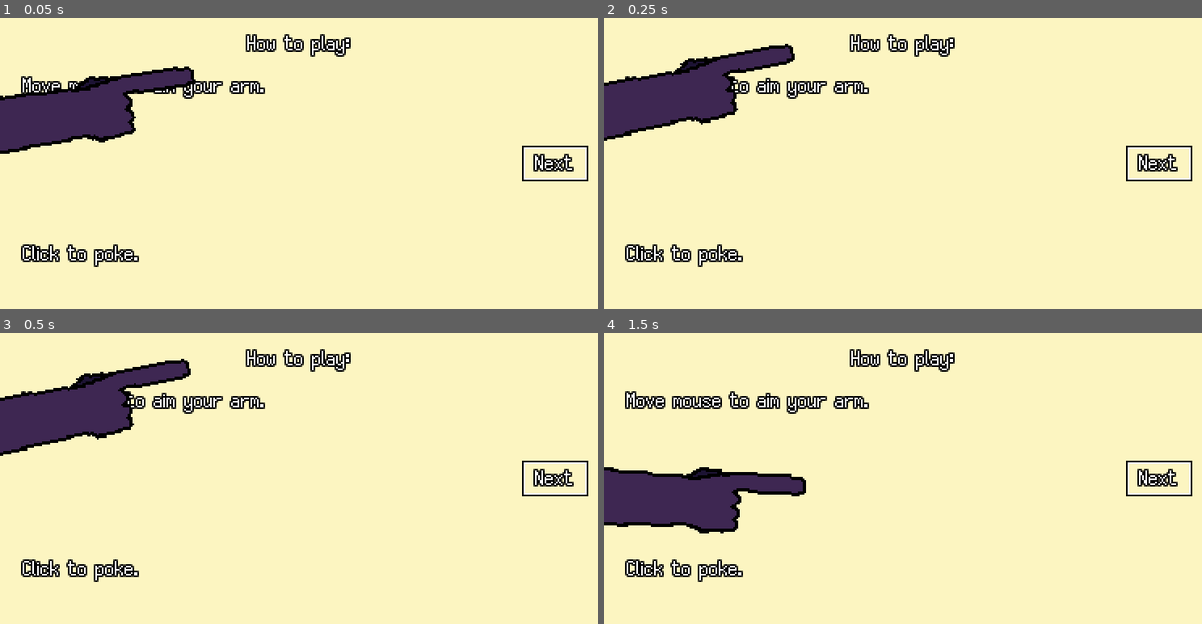
Above: before the commit, frames 1-4 (two rows, left to right).
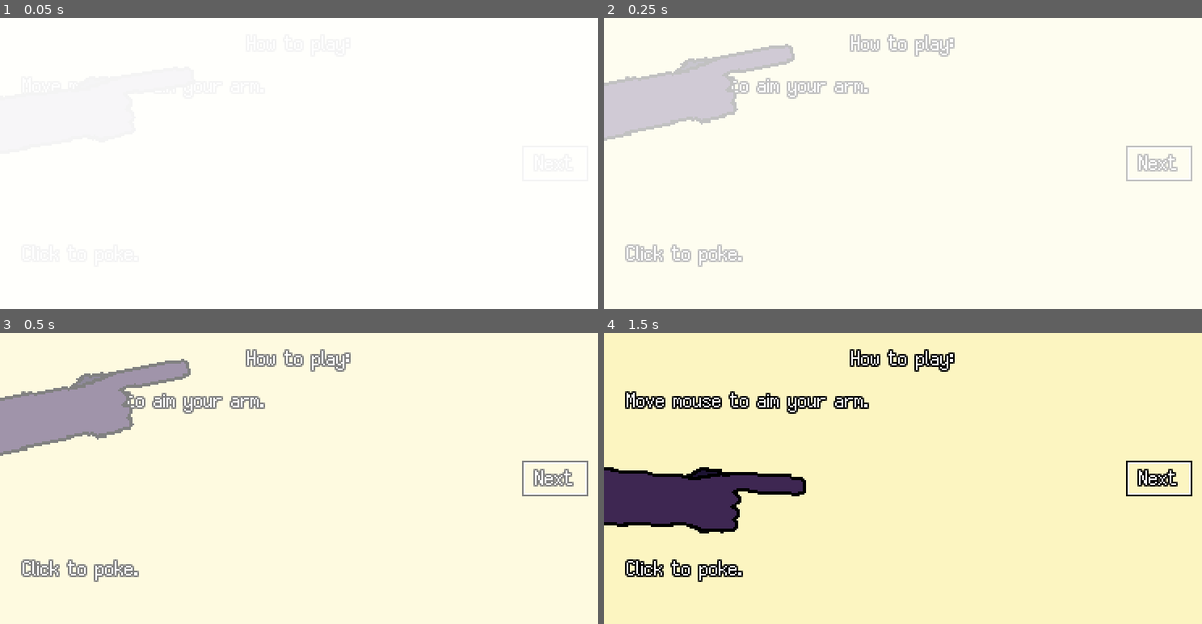
Above: after the commit, the same moments.

Repository: mOtHNOg/Godot-Wild-Jam--35
Game: Godot game, scene res://scenes/TutorialPage.tscn
The game is run twice, just before and just after one commit, with the same random seed, the same clock (stepped at 60 frames per second) and the same inputs. This scene is started directly instead of the project's main scene. Sound files missing from this copy of the repository are replaced by a short silence.
Inputs (mouse positions are in pixels of both pictures, inside the frame that each line leads up to):
- Up to frame 1 (0.05 s): no input
- Up to frame 2 (0.25 s): no input
- Up to frame 3 (0.5 s): no input
- Up to frame 4 (1.5 s): tap Enter at 0.5, 1.25 s; move the mouse to (1034, 463) at 0.52 s; hold W (up) 0.53-1.28 s; hold Right (right) from 0.53 s (still down); click (1034, 463) at 0.6 s; move the mouse to (783, 493) at 1.27 s; tap W (up) at 1.35 s

The runs differ from the first frame. In frame 1, 99% of the frame differs, in the area x 0-100%, y 0-100%; in frame 2, 99%; in frame 3, 99%; in frame 4, nothing differs.

Commit message:
cutscene is done! hooray!

Diff:
--- a/default_bus_layout.tres
+++ b/default_bus_layout.tres
@@ -1,4 +1,8 @@
-[gd_resource type="AudioBusLayout" format=2]
+[gd_resource type="AudioBusLayout" load_steps=2 format=2]
+
+[sub_resource type="AudioEffectLowPassFilter" id=1]
+resource_name = "LowPassFilter"
+cutoff_hz = 15000.0
 
 [resource]
 bus/1/name = "Music"
@@ -7,3 +11,5 @@
 bus/1/bypass_fx = false
 bus/1/volume_db = -5.04224
 bus/1/send = "Master"
+bus/1/effect/0/effect = SubResource( 1 )
+bus/1/effect/0/enabled = true
--- a/scenes/Bacteria.tscn
+++ b/scenes/Bacteria.tscn
@@ -111,7 +111,7 @@
 [node name="BacteriaSprite" type="AnimatedSprite" parent="."]
 material = SubResource( 2 )
 frames = SubResource( 3 )
-frame = 2
+frame = 1
 playing = true
 
 [node name="Shield" type="Area2D" parent="."]
--- a/scenes/EndScreen.tscn
+++ b/scenes/EndScreen.tscn
@@ -31,7 +31,6 @@
 [node name="CanvasLayer" type="CanvasLayer" parent="."]
 
 [node name="ScreenFlash" type="ColorRect" parent="CanvasLayer"]
-visible = false
 anchor_right = 1.0
 anchor_bottom = 1.0
 mouse_filter = 2
--- /dev/null
+++ b/scenes/IntroCutscene.tscn
@@ -0,0 +1,244 @@
+[gd_scene load_steps=12 format=2]
+
+[ext_resource path="res://assets/art/backgrounds/cutscene/droor closed.png" type="Texture" id=1]
+[ext_resource path="res://scripts/IntroCutscene.gd" type="Script" id=2]
+[ext_resource path="res://assets/font/new_dynamicfont.tres" type="DynamicFont" id=3]
+[ext_resource path="res://scenes/LabelWithSound.tscn" type="PackedScene" id=4]
+[ext_resource path="res://assets/art/backgrounds/cutscene/droor opened.png" type="Texture" id=5]
+[ext_resource path="res://assets/sound/sfx/poke.wav" type="AudioStream" id=6]
+
+[sub_resource type="SpriteFrames" id=1]
+animations = [ {
+"frames": [ ExtResource( 1 ), ExtResource( 5 ) ],
+"loop": true,
+"name": "default",
+"speed": 1.0
+} ]
+
+[sub_resource type="Animation" id=2]
+resource_name = "1"
+length = 3.5
+tracks/0/type = "value"
+tracks/0/path = NodePath("MonologueLabels/DinnerLastNight:percent_visible")
+tracks/0/interp = 1
+tracks/0/loop_wrap = true
+tracks/0/imported = false
+tracks/0/enabled = true
+tracks/0/keys = {
+"times": PoolRealArray( 0, 1.5, 1.8, 2.3, 3.5 ),
+"transitions": PoolRealArray( 1, 1, 1, 1, 1 ),
+"update": 0,
+"values": [ 0.0, 0.0, 0.15, 0.15, 1.0 ]
+}
+tracks/1/type = "value"
+tracks/1/path = NodePath("TutorialLabels/OpenDroor:modulate")
+tracks/1/interp = 1
+tracks/1/loop_wrap = true
+tracks/1/imported = false
+tracks/1/enabled = true
+tracks/1/keys = {
+"times": PoolRealArray( 0, 5, 6 ),
+"transitions": PoolRealArray( 1, 1, 1 ),
+"update": 0,
+"values": [ Color( 1, 1, 1, 0 ), Color( 1, 1, 1, 0 ), Color( 1, 1, 1, 1 ) ]
+}
+
+[sub_resource type="Animation" id=3]
+resource_name = "2"
+length = 4.0
+tracks/0/type = "value"
+tracks/0/path = NodePath("MonologueLabels/WhereToothbrush:percent_visible")
+tracks/0/interp = 1
+tracks/0/loop_wrap = true
+tracks/0/imported = false
+tracks/0/enabled = true
+tracks/0/keys = {
+"times": PoolRealArray( -0.3, 1.7, 2, 3, 4 ),
+"transitions": PoolRealArray( 1, 1, 1, 1, 1 ),
+"update": 0,
+"values": [ 0.0, 0.0, 0.2, 0.2, 1.0 ]
+}
+tracks/1/type = "value"
+tracks/1/path = NodePath("TutorialLabels/Continue:modulate")
+tracks/1/interp = 1
+tracks/1/loop_wrap = true
+tracks/1/imported = false
+tracks/1/enabled = true
+tracks/1/keys = {
+"times": PoolRealArray( 0, 5, 6 ),
+"transitions": PoolRealArray( 1, 1, 1 ),
+"update": 0,
+"values": [ Color( 1, 1, 1, 0 ), Color( 1, 1, 1, 0 ), Color( 1, 1, 1, 1 ) ]
+}
+
+[sub_resource type="Animation" id=4]
+resource_name = "3"
+length = 2.8
+tracks/0/type = "value"
+tracks/0/path = NodePath("MonologueLabels/BrushTeeth:percent_visible")
+tracks/0/interp = 1
+tracks/0/loop_wrap = true
+tracks/0/imported = false
+tracks/0/enabled = true
+tracks/0/keys = {
+"times": PoolRealArray( 0, 1.5, 2.5, 2.8, 3.8, 4.8 ),
+"transitions": PoolRealArray( 1, 1, 1, 1, 1, 1 ),
+"update": 0,
+"values": [ 0.0, 0.85, 0.85, 1.0, 1.0, 1.0 ]
+}
+tracks/1/type = "value"
+tracks/1/path = NodePath("TutorialLabels/Continue:modulate")
+tracks/1/interp = 1
+tracks/1/loop_wrap = true
+tracks/1/imported = false
+tracks/1/enabled = true
+tracks/1/keys = {
+"times": PoolRealArray( 0, 3.8, 4.8 ),
+"transitions": PoolRealArray( 1, 1, 1 ),
+"update": 0,
+"values": [ Color( 1, 1, 1, 0 ), Color( 1, 1, 1, 0 ), Color( 1, 1, 1, 1 ) ]
+}
+
+[sub_resource type="Animation" id=5]
+resource_name = "4"
+length = 5.5
+tracks/0/type = "value"
+tracks/0/path = NodePath("MonologueLabels/Grandma:percent_visible")
+tracks/0/interp = 1
+tracks/0/loop_wrap = true
+tracks/0/imported = false
+tracks/0/enabled = true
+tracks/0/keys = {
+"times": PoolRealArray( 0, 0.5, 1.5, 5.5 ),
+"transitions": PoolRealArray( 1, 1, 1, 1 ),
+"update": 0,
+"values": [ 0.0, 0.05, 0.05, 1.0 ]
+}
+tracks/1/type = "value"
+tracks/1/path = NodePath("TutorialLabels/Start:modulate")
+tracks/1/interp = 1
+tracks/1/loop_wrap = true
+tracks/1/imported = false
+tracks/1/enabled = true
+tracks/1/keys = {
+"times": PoolRealArray( 0, 5.5, 7, 8 ),
+"transitions": PoolRealArray( 1, 1, 1, 1 ),
+"update": 0,
+"values": [ Color( 1, 1, 1, 0 ), Color( 1, 1, 1, 0 ), Color( 1, 1, 1, 0 ), Color( 1, 1, 1, 1 ) ]
+}
+
+[node name="IntroCutscene" type="Node"]
+script = ExtResource( 2 )
+
+[node name="Background" type="AnimatedSprite" parent="."]
+frames = SubResource( 1 )
+centered = false
+
+[node name="MonologueLabels" type="Control" parent="."]
+margin_right = 40.0
+margin_bottom = 40.0
+__meta__ = {
+"_edit_use_anchors_": false
+}
+
+[node name="DinnerLastNight" parent="MonologueLabels" instance=ExtResource( 4 )]
+anchor_bottom = 0.35
+margin_left = 8.0
+margin_top = 52.0
+margin_right = 210.0
+margin_bottom = 52.0
+text = "Ugh, that dinner last night was awful."
+percent_visible = 0.0
+
+[node name="WhereToothbrush" parent="MonologueLabels" instance=ExtResource( 4 )]
+anchor_bottom = 0.35
+margin_left = 8.0
+margin_top = 52.0
+margin_right = 210.0
+margin_bottom = 52.0
+text = "Crap. Where's my toothbrush!"
+percent_visible = 0.0
+
+[node name="BrushTeeth" parent="MonologueLabels" instance=ExtResource( 4 )]
+anchor_bottom = 0.35
+margin_left = 8.0
+margin_top = 52.0
+margin_right = 210.0
+margin_bottom = 52.0
+text = "I really have to brush my teeth.. Ahhh!"
+percent_visible = 0.0
+
+[node name="Grandma" parent="MonologueLabels" instance=ExtResource( 4 )]
+anchor_bottom = 0.35
+margin_left = 8.0
+margin_top = 52.0
+margin_right = 210.0
+margin_bottom = 52.0
+text = "... I think I'll have to brush my teeth the way my grandma did back in the 50s..."
+autowrap = true
+percent_visible = 0.0
+
+[node name="TutorialLabels" type="Control" parent="."]
+margin_right = 40.0
+margin_bottom = 40.0
+__meta__ = {
+"_edit_use_anchors_": false
+}
+
+[node name="OpenDroor" type="Label" parent="TutorialLabels"]
+modulate = Color( 1, 1, 1, 0 )
+anchor_top = 0.35
+anchor_bottom = 0.35
+margin_left = 8.0
+margin_top = 146.0
+margin_right = 115.0
+margin_bottom = 160.0
+custom_fonts/font = ExtResource( 3 )
+text = "Click to open droor."
+__meta__ = {
+"_edit_use_anchors_": false
+}
+
+[node name="Continue" type="Label" parent="TutorialLabels"]
+modulate = Color( 1, 1, 1, 0 )
+anchor_top = 0.35
+anchor_bottom = 0.35
+margin_left = 8.0
+margin_top = 146.0
+margin_right = 115.0
+margin_bottom = 160.0
+custom_fonts/font = ExtResource( 3 )
+text = "Click to continue."
+__meta__ = {
+"_edit_use_anchors_": false
+}
+
+[node name="Start" type="Label" parent="TutorialLabels"]
+modulate = Color( 1, 1, 1, 0 )
+anchor_top = 0.35
+anchor_bottom = 0.35
+margin_left = 8.0
+margin_top = 146.0
+margin_right = 115.0
+margin_bottom = 160.0
+custom_fonts/font = ExtResource( 3 )
+text = "Click to start."
+__meta__ = {
+"_edit_use_anchors_": false
+}
+
+[node name="AnimationPlayer" type="AnimationPlayer" parent="."]
+anims/1 = SubResource( 2 )
+anims/2 = SubResource( 3 )
+anims/3 = SubResource( 4 )
+anims/4 = SubResource( 5 )
+
+[node name="Tween" type="Tween" parent="."]
+
+[node name="SFX" type="Node" parent="."]
+
+[node name="DroorOpen" type="AudioStreamPlayer" parent="SFX"]
+stream = ExtResource( 6 )
+pitch_scale = 0.5
+
+[connection signal="animation_finished" from="AnimationPlayer" to="." method="_on_AnimationPlayer_animation_finished"]
--- a/scenes/SceneManager.tscn
+++ b/scenes/SceneManager.tscn
@@ -11,6 +11,7 @@
 [ext_resource path="res://assets/font/new_dynamicfont.tres" type="DynamicFont" id=9]
 [ext_resource path="res://assets/sound/sfx/activity warning.wav" type="AudioStream" id=10]
 [ext_resource path="res://assets/sound/music/Manic Mental Dental Defender.mp3" type="AudioStream" id=11]
+[ext_resource path="res://assets/sound/sfx/poke.wav" type="AudioStream" id=12]
 
 [node name="SceneManager" type="Node"]
 script = ExtResource( 3 )
@@ -76,6 +77,14 @@
 stream = ExtResource( 10 )
 volume_db = -8.0
 
+[node name="Start" type="AudioStreamPlayer" parent="SFX"]
+stream = ExtResource( 12 )
+pitch_scale = 0.3
+autoplay = true
+__meta__ = {
+"_editor_description_": ""
+}
+
 [node name="Music" type="Node" parent="."]
 
 [node name="Music" type="AudioStreamPlayer" parent="Music"]
--- a/scenes/TutorialPage.tscn
+++ b/scenes/TutorialPage.tscn
@@ -7,6 +7,7 @@
 [ext_resource path="res://scenes/Bacteria.tscn" type="PackedScene" id=5]
 [ext_resource path="res://assets/sound/sfx/transition.wav" type="AudioStream" id=6]
 [ext_resource path="res://assets/sound/sfx/button click.wav" type="AudioStream" id=7]
+[ext_resource path="res://assets/sound/sfx/poke.wav" type="AudioStream" id=8]
 
 [sub_resource type="DynamicFont" id=1]
 outline_size = 1
@@ -219,4 +220,9 @@
 stream = ExtResource( 6 )
 volume_db = -12.0
 
+[node name="Start" type="AudioStreamPlayer" parent="SFX"]
+stream = ExtResource( 8 )
+pitch_scale = 0.3
+autoplay = true
+
 [connection signal="area_entered" from="ContinueButton" to="." method="_on_ContinueButton_area_entered"]
--- /dev/null
+++ b/scripts/IntroCutscene.gd
@@ -0,0 +1,89 @@
+extends Node
+
+# NO
+onready var background = $Background
+onready var animation_player = $AnimationPlayer
+onready var tween = $Tween
+onready var monologue: Dictionary = {
+	"dinner" : $MonologueLabels/DinnerLastNight,
+	"toothbrush" : $MonologueLabels/WhereToothbrush,
+	"brushteeth" : $MonologueLabels/BrushTeeth}
+onready var tutorials: Dictionary = {
+	"open_droor" : $TutorialLabels/OpenDroor,
+	"continue" : $TutorialLabels/Continue,
+	"start" : $TutorialLabels/Start
+	}
+onready var sfx: Dictionary = {"droor_open" : $SFX/DroorOpen}
+
+# first value is whether the animation is completeed
+# second value is whether the player has clicked after that animation
+# second value is used so the player can only click once
+var animation_completion: Dictionary = {
+	"1" : [false, false],
+	"2" : [false, false],
+	"3" : [false, false],
+	"4" : [false, false]
+}
+
+var current_tutorial_label: Label
+
+func _ready():
+
+	# was having some problems with labels starting visible
+	# i don't think this actually does anything
+	for label in monologue.values():
+		if label is Label:
+			label.percent_visible = 0
+
+	animation_player.play("1")
+
+func _process(_delta):
+	if Input.is_action_just_pressed("click"):
+
+		if animation_completion["4"][0] == true and animation_completion["4"][1] == false:
+
+			animation_completion["4"][1] = true
+			get_tree().change_scene("res://scenes/TutorialPage.tscn")
+
+		elif animation_completion["3"][0] == true and animation_completion["3"][1] == false:
+
+			animation_completion["3"][1] = true
+
+			monologue.brushteeth.queue_free()
+			tutorials.continue.queue_free()
+			animation_player.play("4")
+
+		elif animation_completion["2"][0] == true and animation_completion["2"][1] == false:
+
+			animation_completion["2"][1] = true
+
+			monologue.toothbrush.queue_free()
+			tween.stop_all()
+			current_tutorial_label.modulate = Color(1, 1, 1, 0)
+			animation_player.play("3")
+			monologue.toothbrush.percent_visible = 0
+
+		elif animation_completion["1"][0] == true and animation_completion["1"][1] == false:
+
+			animation_completion["1"][1] = true
+			background.frame += 1
+			sfx.droor_open.play()
+
+			monologue.dinner.queue_free()
+			tutorials.open_droor.queue_free()
+			animation_player.play("2")
+
+func _on_AnimationPlayer_animation_finished(anim_name):
+	animation_completion[anim_name][0] = true
+
+	if anim_name == "1":
+		current_tutorial_label = tutorials.open_droor
+	elif anim_name == "2" or anim_name == "3":
+		current_tutorial_label = tutorials.continue
+	else:
+		current_tutorial_label = tutorials.start
+
+	tween.remove_all()
+	tween.interpolate_property(current_tutorial_label, "modulate", Color(1, 1, 1, 0), Color.white,
+		2, Tween.TRANS_EXPO, Tween.EASE_IN)
+	tween.start()
--- a/scripts/LabelWithSound.gd
+++ b/scripts/LabelWithSound.gd
@@ -1,10 +1,9 @@
-tool
 extends Label
 class_name LabelWithSound
 
 onready var sfx_text = $Text
 
-var previous_percent_visible: float = percent_visible
+onready var previous_percent_visible: float = percent_visible
 
 const text_sound_time = 10
 var text_sound_time_left: int = 0
--- a/scripts/SceneManager.gd
+++ b/scripts/SceneManager.gd
@@ -6,6 +6,7 @@
 onready var sfx_click = $SFX/Click
 onready var sfx_toothbrush = $SFX/Toothbrush
 onready var sfx_activity_warning = $SFX/ActivityWarning
+onready var sfx_start = $SFX/Start
 onready var music = $Music/Music
 onready var activity_warning_label = $CanvasLayer/UI_HUD/ActivityWarning
 onready var activity_warning_timer = $CanvasLayer/UI_HUD/ActivityWarning/BlinkTimer
--- a/scripts/TutorialPage.gd
+++ b/scripts/TutorialPage.gd
@@ -5,12 +5,14 @@
 onready var continue_button_text = $ContinueButton/Text
 onready var sfx_click = $SFX/Click
 onready var sfx_slide = $SFX/Slide
+onready var sfx_start = $SFX/Start
 
 onready var labels_pos: Vector2 = labels.rect_position
 var labels_speed: float = 6
 var current_labels: int = 1
 
-
+func _ready():
+	Global.screen_flash(self, 1, Color(1, 1, 1, 1))
 
 func _physics_process(delta):
 	labels.rect_position = lerp(labels.rect_position, labels_pos, labels_speed * delta)
Not shown: 1 places in scenes/SceneManager.tscn that only renumber resources
Not shown: 1 places in scenes/TutorialPage.tscn that only renumber resources
